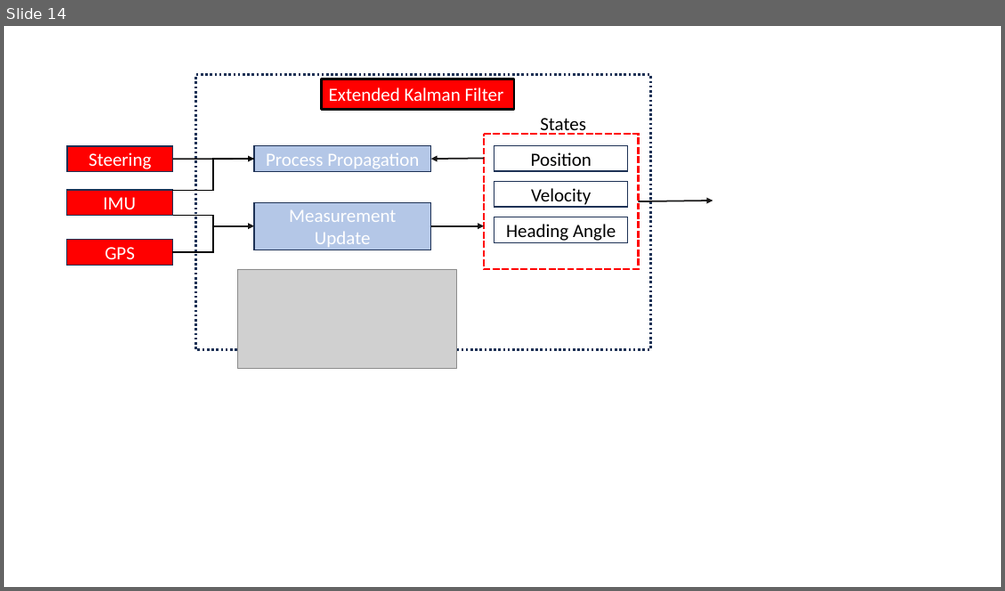
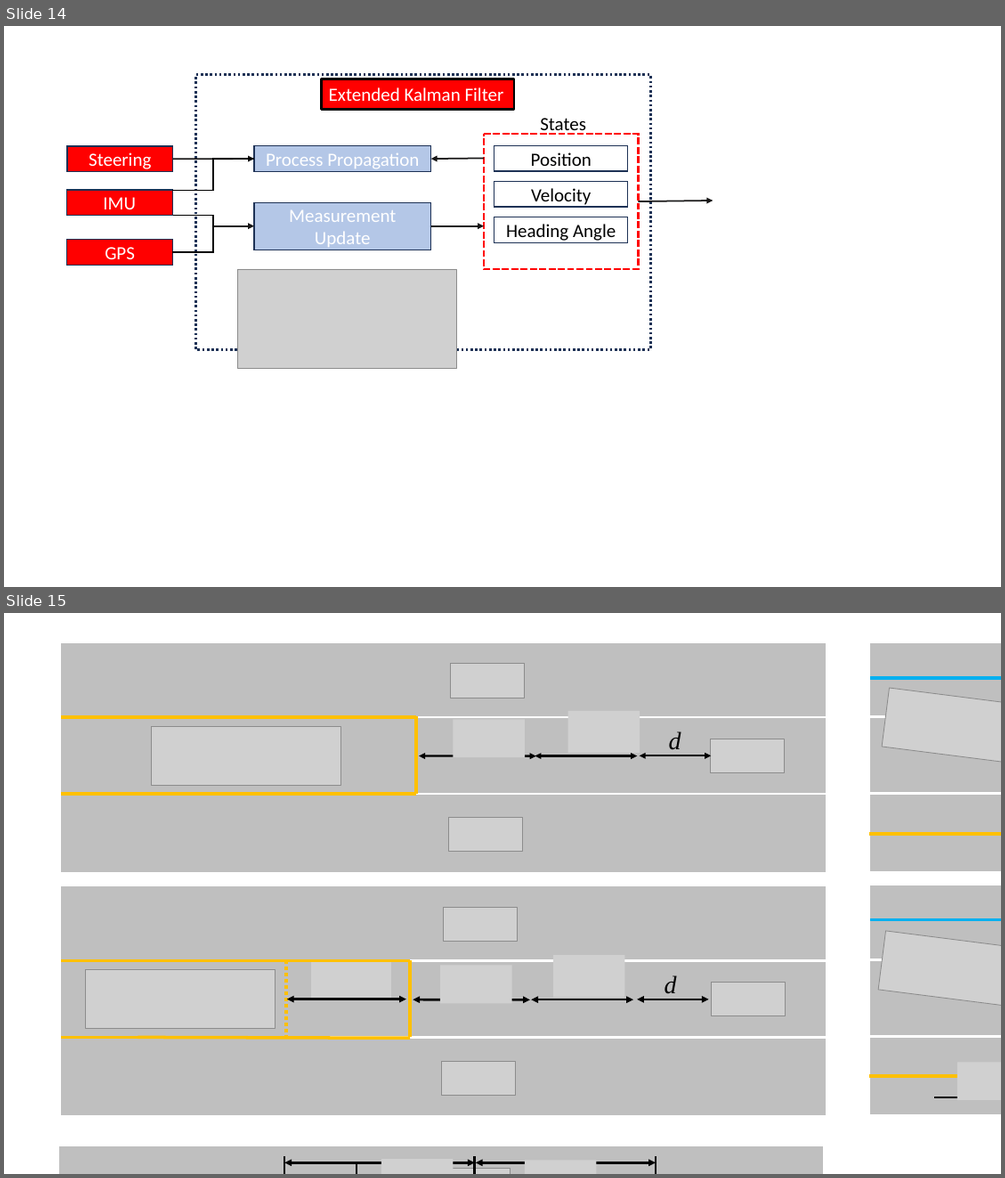
Before and after one commit to Qunzhang1996/Master_Thesis, a slide deck: Presentation/New Microsoft PowerPoint Presentation (2).pptx. Shown one above the other, each under a label of ours: slide 14 before the commit, slides 14 and 15 after it. The pictures are 1005x591 and 1005x1178 pixels, drawn with LibreOffice and Linux fonts; fonts in the diff are those of the drawing; grey boxes stand for pictures; background and template pictures are left out. Boxes give left, top, right and bottom in pixels: in the first picture for what was removed or moved away, otherwise in the second. Text is boxed around its words. In the diff, an @@ line names an element or a change of style, - is before the commit and + after.

```diff
--- a/Presentation/New Microsoft PowerPoint Presentation (2).pptx
+++ b/Presentation/New Microsoft PowerPoint Presentation (2).pptx
@@ slide 15 added at [4,613,1001,1174], background #FFFFFF @@
@@ group added at [61,642,825,873]: 7 lines, 6 pictures, 3 double arrows, 1 rectangle, 1 text @@
+d
@@ group added at [869,641,1001,873]: 6 lines, 1 rectangle, 1 freeform shape, 1 picture @@
@@ group added at [61,884,825,1116]: 10 lines, 7 pictures, 4 double arrows, 1 rectangle, 1 text @@
+d
@@ group added at [869,884,1001,1116]: 7 lines, 2 pictures, 1 rectangle, 1 freeform shape @@
@@ group added at [58,1144,824,1174]: 4 lines, 3 pictures, 2 double arrows, 2 arrows, 1 rectangle @@
```
Also in this commit, not shown: 1 slide changed, 1 other slide added, 44 other files.
